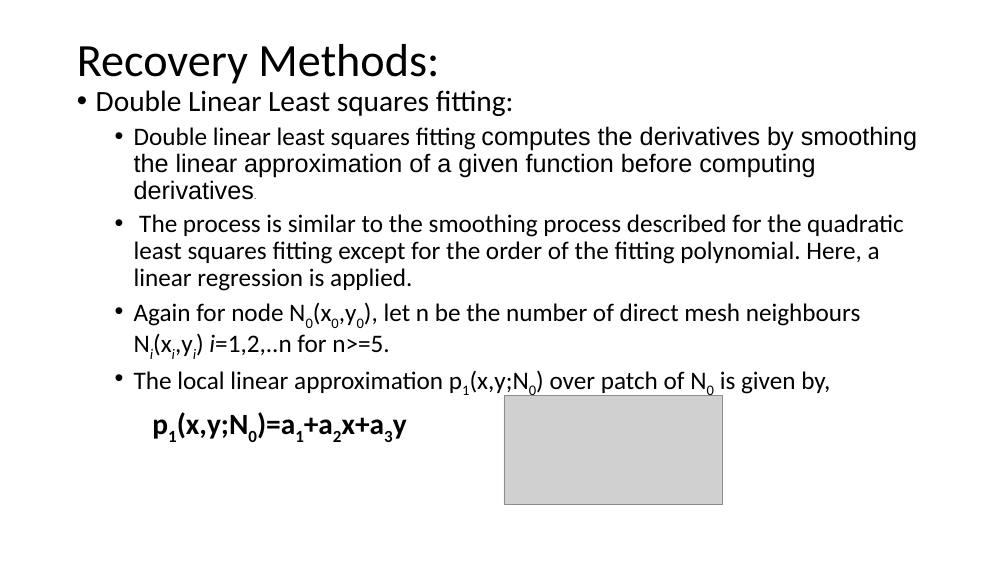
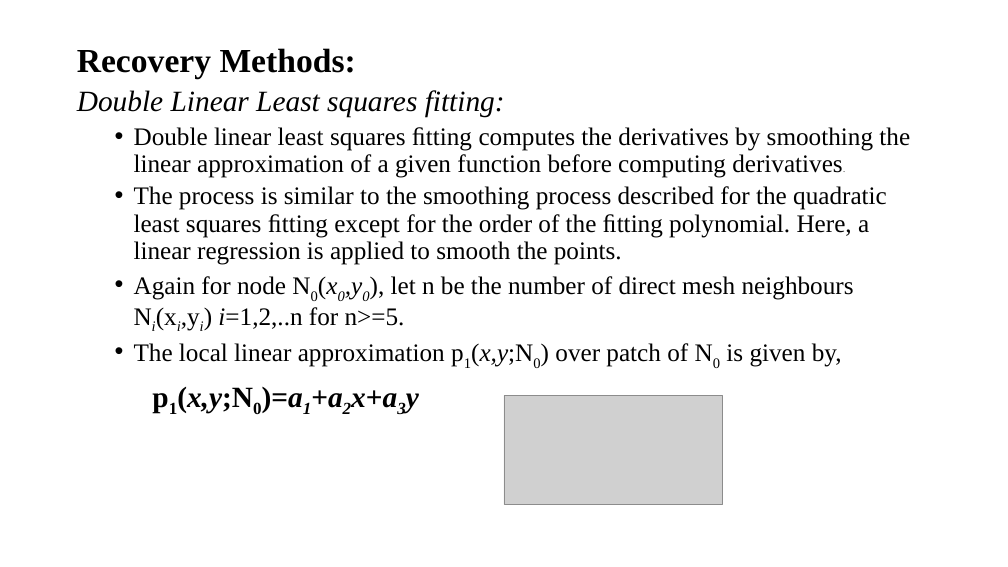
Before and after one commit to lohith921/amr, a slide deck: slide 7 of HBA.pptx. Drawn at 1008x567 pixels with LibreOffice and Linux fonts; fonts in the diff are those of the drawing; grey boxes stand for pictures. Boxes give left, top, right and bottom in pixels: in the first picture for what was removed or moved away, otherwise in the second. Text is boxed around its words. In the diff, an @@ line names an element or a change of style, - is before the commit and + after.

```diff
--- a/HBA.pptx
+++ b/HBA.pptx
@@ title "Recovery Methods:" at <box>77,48,356,78</box>: size 44 to 32 pt, font Calibri to Times New Roman, bold on @@
@@ text at <box>77,90,910,413</box>: font Calibri to Times New Roman in "Double Linear Least squares fitting:", "Double linear least squares ﬁtting", "Again for node N0(x0,y0), let n be ...", "The local linear approximation p1(x,y;N0) over patch ..." and 1 more places; italic on in "Double Linear Least squares fitting:", "N0(x0,y0),", "p1(x,y;N0)", "p1(x,y;N0)=a1+a2x+a3y"; font Arial to Times New Roman in "computes the derivatives by smoothing the linear ..."; bullet • to none @@
@@ text at <box>134,186,887,265</box>: text changed; font Calibri to Times New Roman @@
-  • The process is similar to the smoothing process described for the quadratic least squares ﬁtting except for the order of the ﬁtting polynomial. Here, a linear regression is applied.
+  • The process is similar to the smoothing process described for the quadratic least squares ﬁtting except for the order of the ﬁtting polynomial. Here, a linear regression is applied to smooth the points.
```
Also in this commit, not shown: 22 other slides changed, 6 slides added, 6 slides removed.
